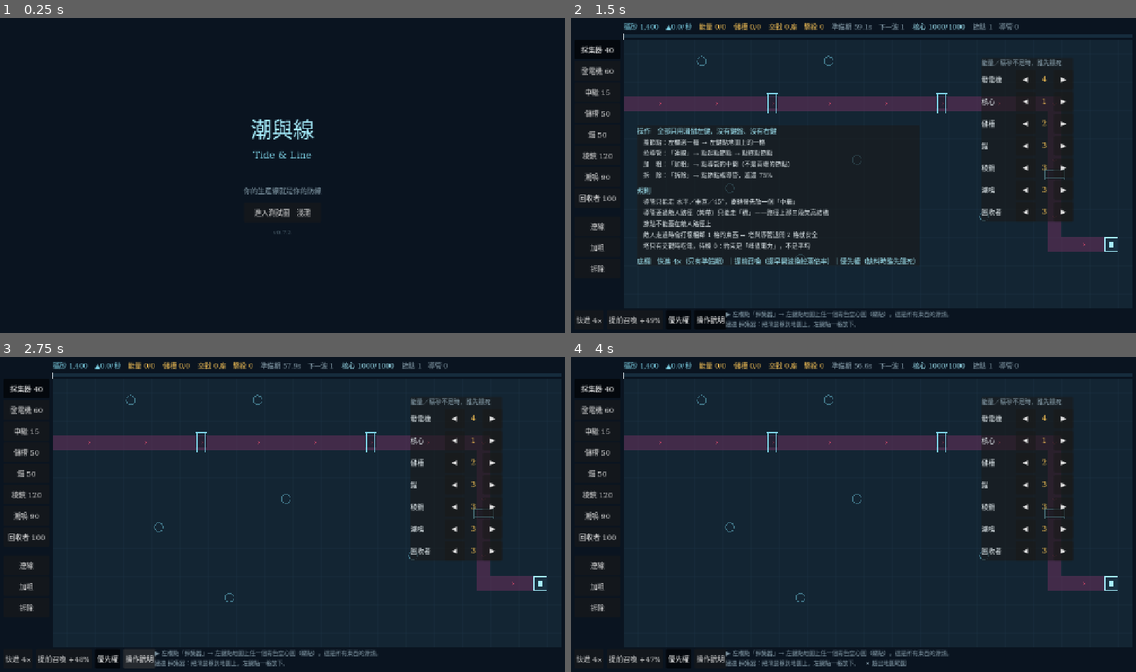
Above: before the commit, frames 1-4 (two rows, left to right).
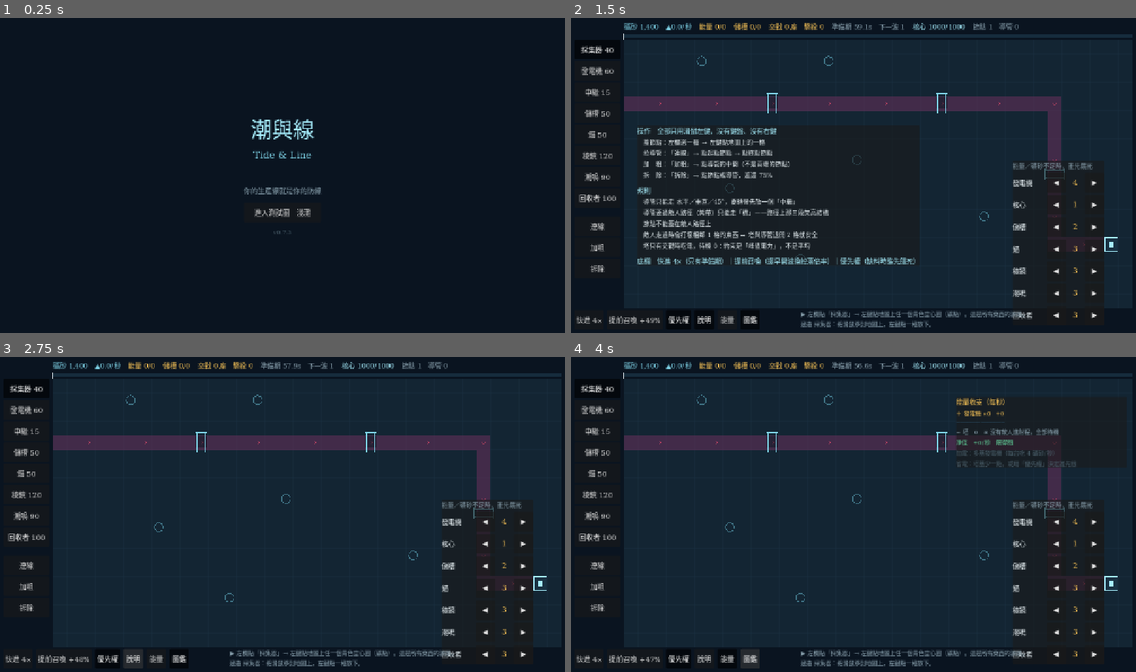
Above: after the commit, the same moments.

Repository: XiaoLin-001/TheGame
Game: Godot game, scene res://scenes/Main.tscn
Same seed, same stepped clock (60 frames per second), same inputs: the game is played once before the commit and once after it.
Inputs (mouse positions are in pixels of both pictures, inside the frame that each line leads up to):
- Up to frame 1 (0.25 s): no input
- Up to frame 2 (1.5 s): click "進入測試圖 淺灘" at 0.5 s; click "優先權" at 1.25 s
- Up to frame 3 (2.75 s): click "操作說明" (after the commit: "說明") at 2 s
- Up to frame 4 (4 s): click (729, 659) at 2.75 s, where only the run after the commit has a clickable "能量"; click (751, 659) at 3.5 s, where only the run after the commit has a clickable "圖鑑"

The runs differ from the first frame. In frame 2, 4.6% of the frame differs, in the area x 22-95%, y 13-99%; in frame 3, 4.6%; in frame 4, 4.7%.

Commit message:
B0.7.3 45° 導引、能量收支面板、角色簡介（VERSION 0.7.3）
使用者實玩後提的三點，逐條回應。

① 「沒有辦法 45 度放置管道」——規則其實是通的（TL_CLICKTEST 補了一段用
真實輸入拉 45° 導管的檢查，PASS）。真正的問題有兩個：
- 說明面板把點擊整片吞掉了。PanelContainer 預設 mouse_filter = STOP，而它
  預設就開在玩家要放第一個節點的那片區域上——教學把遊戲擋住了。所有可收合
  浮層一律改成 IGNORE；自動開的那一份也真的會在放下第一個節點時自己收起來
  （B0.7.1 寫了這個意圖，但只在 _ready 判斷一次，等於沒實作）。
- 正斜角難用肉眼找。現在選好起點就在地圖上畫出八條方向導引線，預覽線依
  合法性染綠／橙，提示列同步說出差在哪：「橫 4 直 3，要走 45° 兩邊得一樣長」。
  一條規則如果只能靠試錯才知道自己有沒有踩中，它在體感上就等於壞掉。
  「不是 45°」對玩家沒有動作可做，「橫 4 直 3」有。

② 能量收支面板（底欄「能量」）。頂欄的能量條講的是結果（30/37），它不說
「這 37 是誰吃的」。新面板逐條攤開並即時跟著跑，只列這一局真的存在的項目
——一張永遠有八行的表沒有資訊量。它同時是答案與教材：蓋一台發電機，＋那欄
當場多 20，因果在同一個畫面上發生。

③ 角色簡介（底欄「圖鑑」）。滑鼠停在左欄建造鈕上，半透明浮層貼著那顆鈕
浮出。先講它在取捨裡的位置，再列數值——一串沒有脈絡的數字幫不了正在決定
「這一分鐘要蓋什麼」的人。內容一律從 NodeDefs 現算，不另寫文案表（兩份會
漂移，而漂移的那份剛好是玩家讀到的那份）。

順帶：
- 底欄擴到六顆 toggle，提示列右移讓位；優先權抽屜下移，與能量面板不重疊。
- TL_CLICKTEST 與 TL_SHOT 併用時不退出，把驅動完的畫面交給截圖鉤子——
  浮層要按鈕才會開、簡介要 hover 才會浮，有些狀態只有互動才到得了，
  沒有這條就永遠拍不到它們。上面三項的截圖都是這樣拍的。
- TL_CLICKTEST 由 2 項擴到 6 項檢查。

測試 312 項不變（這批全是呈現層與輸入層）。

Co-Authored-By: Claude Opus 5 <noreply@anthropic.com>

Diff:
--- a/godot/scripts/core/GameState.gd
+++ b/godot/scripts/core/GameState.gd
@@ -10,7 +10,7 @@
 ## `0.<全域批次序號>.<修補>`。**批次編號就編在版本號裡**，所以這裡不再另存一個
 ## `BATCH` 字串——B0.6 與 B0.6.1 連續兩批都忘了同步它，標題畫面掛著 `B0.5` 三天。
 ## 兩個必須手動保持一致的常數，遲早會不一致；批次名稱在 `CHANGELOG.md` 與 git log。
-const VERSION := "0.7.2"
+const VERSION := "0.7.3"
 
 const GAME_NAME := "潮與線"
 const GAME_NAME_EN := "Tide & Line"
--- a/godot/scripts/screens/Battle.gd
+++ b/godot/scripts/screens/Battle.gd
@@ -50,6 +50,16 @@
 var _prio_panel: Control = null
 var _help_panel: Control = null
 var _help_button: Button = null
+## 說明面板是「自動開的」還是玩家自己開的。自動開的那一份在玩家放下第一個
+## 節點時自己收起來——他已經證明會操作了，再擋著就只是擋著。
+var _help_auto: bool = false
+var _energy_panel: Control = null
+var _energy_button: Button = null
+var _energy_rows: Dictionary = {}
+var _codex_button: Button = null
+var _codex_panel: Control = null
+var _codex_label: Label = null
+var _codex_on: bool = true
 var _prio_labels: Dictionary = {}
 ## 本幀交戰中的塔 `{id: Array}`。繪圖層自己算——它要畫的是「誰正在吃電」，
 ## 而模擬只留了一個座數（`rates.engaged`）。
@@ -105,11 +115,48 @@
 		await get_tree().process_frame
 	var rejected: bool = s.nodes.size() == before + 1 and _message.begins_with("✕")
 
-	var ok: bool = placed and rejected
-	print("[TL_CLICKTEST] place=%s reject_on_path=%s message=%s → %s" % [
-		placed, rejected, _message, "PASS" if ok else "FAIL"
+	# ★ 45° 導管（使用者回報「沒辦法 45 度放置管道」）：在礦點的正斜角放一個
+	#   中繼，切「連線」，點兩端。整條路徑都走真實輸入——包含按鈕。
+	_press(_build_buttons["relay"])
+	var from := Vector2i(10, 10)
+	var to := Vector2i(13, 13)     # 正斜角，且遠離路徑（路徑走 y=4 與 x=30）
+	_click(from)
+	_click(to)
+	for _i in 3:
+		await get_tree().process_frame
+	var diag_placed: bool = s.nodes.size() == before + 3
+	_press(_mode_buttons[Mode.CONNECT])
+	_click(from)
+	_click(to)
+	for _i in 3:
+		await get_tree().process_frame
+	var wired: bool = s.conduits.size() == 1
+
+	# 留一個懸而未決的起點，讓八條方向導引與「連不成」的橙色預覽線入鏡。
+	_click(from)
+	_hover = from + Vector2i(4, 3)     # 橫 4 直 3：正好不是 45°
+	_refresh_hint()
+
+	# 兩個新浮層也走同一條真實路徑：按鈕 → 面板出現且有內容。
+	_energy_button.button_pressed = true
+	_on_codex_show("prism", _build_buttons["prism"])
+	await get_tree().process_frame
+	var energy_ok: bool = _energy_panel.visible and (_energy_rows["net"] as Label).text != ""
+	var codex_ok: bool = _codex_panel.visible and _codex_label.text.contains("稜鏡")
+
+	var ok: bool = placed and rejected and diag_placed and wired and energy_ok and codex_ok
+	print("[TL_CLICKTEST] place=%s reject_path=%s diag_node=%s diag_conduit=%s energy=%s codex=%s → %s" % [
+		placed, rejected, diag_placed, wired, energy_ok, codex_ok, "PASS" if ok else "FAIL"
 	])
-	get_tree().quit(0 if ok else 1)
+	# 同時給 `TL_SHOT` 時不退出，把畫面交給截圖鉤子——**有些狀態只有互動才到得了**
+	# （浮層要按鈕才會開、簡介要 hover 才會浮），沒有這條就永遠拍不到它們。
+	if Hooks.shot_path == "":
+		get_tree().quit(0 if ok else 1)
+
+
+func _press(b: Button) -> void:
+	b.button_pressed = true
+	b.pressed.emit()
 
 
 ## GUI 的滑鼠路由要先有「游標在這裡」才認得出按下的是誰，所以**先送一個移動事件**。
@@ -147,11 +194,15 @@
 				BattleController.step(s)
 			_accum -= BattleController.TICK
 			guard += mult
+	if _help_auto and s.nodes.size() > 1:
+		_help_auto = false
+		_help_button.button_pressed = false  # → `toggled` → 面板收起
 	_refresh_top()
 	# 提示列每幀重算：它講的是**當前狀態**下的下一步，而狀態每 tick 都在變。
 	# B0.7 之前它只在滑鼠移動時更新，於是「礦砂開始入帳了」「波次開打了」這類
 	# 轉折要等玩家碰一下滑鼠才會反映——手不動的那幾秒，提示列是在說謊。
 	_refresh_hint()
+	_refresh_energy()
 	_refresh_over()
 	queue_redraw()
 
@@ -559,7 +610,36 @@
 		draw_rect(Rect2(p, g), Palette.BORDER_STRONG, false, 2.0)
 	if _connect_from.x >= 0:
 		draw_rect(Rect2(_world(_connect_from), g), Palette.ORDER_BRIGHT, false, 2.0)
-		draw_line(_center(_connect_from), _center(_hover), Palette.alpha(Palette.ORDER_BRIGHT, 0.5), 2.0)
+		_draw_connect_guides()
+		# ★ 預覽線依**合法性**上色。B0.7.2 之前不管連不連得成都畫一條亮線，
+		#   那是在畫一條不可能存在的導管——玩家只能點下去才知道不行。
+		var code: String = Build.can_connect(s.sets, s.conduit_keys(), _connect_from, _hover)
+		var legal: bool = code == Build.OK and not s.node_at(_hover).is_empty()
+		draw_line(
+			_center(_connect_from), _center(_hover),
+			Palette.alpha(Palette.OK_GREEN if legal else Palette.WARN_ORANGE, 0.7), 2.0
+		)
+
+
+## ★ 連線的八條方向導引（`10_GDD.md` §3.2「導管只能走水平／垂直／45°」）。
+##
+## 使用者回報「沒有辦法 45 度放置管道」——規則其實是通的，**難的是用肉眼在
+## 網格上找出正斜角**（要 |dx| 恰好等於 |dy|）。一條規則如果只能靠試錯才知道
+## 自己有沒有踩中，那它在體感上就等於壞掉。把八條合法方向直接畫出來，
+## 「45°」從一句文字變成畫面上看得到的四條斜線。
+func _draw_connect_guides() -> void:
+	var from := _center(_connect_from)
+	var col := Palette.alpha(Palette.ORDER_DIM, 0.5)
+	var size: Vector2i = s.map["size"]
+	for d: Vector2i in [
+		Vector2i(1, 0), Vector2i(-1, 0), Vector2i(0, 1), Vector2i(0, -1),
+		Vector2i(1, 1), Vector2i(1, -1), Vector2i(-1, 1), Vector2i(-1, -1)
+	]:
+		var end := _connect_from
+		while _in_map(end + d):
+			end += d
+		if end != _connect_from:
+			draw_line(from, _center(end), col, 1.0)
 
 
 func _world(c: Vector2i) -> Vector2:
@@ -596,6 +676,9 @@
 			else "%s %d" % [NodeDefs.label(type), NodeDefs.cost(type)]
 		))
 		b.pressed.connect(_on_build_type.bind(type))
+		# ★ 角色簡介：滑鼠停在鈕上就浮出來，移開就消失（可用底欄「圖鑑」關掉）。
+		b.mouse_entered.connect(_on_codex_show.bind(type, b))
+		b.mouse_exited.connect(_on_codex_hide)
 		_build_buttons[type] = b
 		col.add_child(UiKit.touchable(b))
 	(_build_buttons[_build_type] as Button).button_pressed = true
@@ -622,23 +705,38 @@
 	# 抽屜開關本來就是一個開關：做成 toggle，按下狀態才**真的**等於「抽屜開著」。
 	# 之前是普通按鈕，它拿到焦點時的外框看起來就像被選中，玩家會以為抽屜開了。
 	var prio := Button.new()
-	prio.text = "優先權"
+	prio.text = "優先權"  # 底欄六個鈕，字都壓到最短——提示列要留得下兩行字
+
 	prio.toggle_mode = true
 	prio.toggled.connect(_on_toggle_priority)
 	bar.add_child(UiKit.touchable(prio))
 	_help_button = Button.new()
-	_help_button.text = "操作說明"
+	_help_button.text = "說明"
 	_help_button.toggle_mode = true
 	_help_button.toggled.connect(_on_toggle_help)
 	bar.add_child(UiKit.touchable(_help_button))
 
+	_energy_button = Button.new()
+	_energy_button.text = "能量"
+	_energy_button.toggle_mode = true
+	_energy_button.toggled.connect(_on_toggle_energy)
+	bar.add_child(UiKit.touchable(_energy_button))
+	_codex_button = Button.new()
+	_codex_button.text = "圖鑑"
+	_codex_button.toggle_mode = true
+	_codex_button.button_pressed = true   # 預設開：它只在滑鼠停在建造鈕上時才出現
+	_codex_button.toggled.connect(func(on: bool) -> void: _codex_on = on)
+	bar.add_child(UiKit.touchable(_codex_button))
+
 	_build_priority_panel()
+	_build_energy_panel()
+	_build_codex_panel()
 	_build_help_panel()
 
 	# 兩行：上行「下一步」、下行當下動作的細節。x 從 350 起，避開底欄那三個鈕。
 	_hint = UiKit.label("", 13, Palette.TEXT_SECONDARY, false)
-	_hint.position = Vector2(350, 666)
-	_hint.size = Vector2(925, 50)
+	_hint.position = Vector2(520, 666)
+	_hint.size = Vector2(755, 50)
 	add_child(_hint)
 	_refresh_hint()
 
@@ -652,7 +750,7 @@
 ##   ③ 預設收合。它是抽屜不是常駐欄（§6.2 全畫面地圖 ＋ 可收合浮層）。
 func _build_priority_panel() -> void:
 	var box := PanelContainer.new()
-	box.position = Vector2(930, 96)
+	box.position = Vector2(1000, 330)   # 讓開上方的能量收支面板，兩個可以同時開
 	box.visible = false
 	var col := UiKit.vbox(6)
 	box.add_child(col)
@@ -720,16 +818,159 @@
 			line, 15 if head else 14,
 			Palette.ORDER_BRIGHT if head else Palette.TEXT_PRIMARY, false
 		))
+	# ★ **面板不吃滑鼠**：它是一張說明，底下就是玩家要點的地圖。
+	#   `PanelContainer` 預設 `STOP`，會把落在它範圍內的點擊整片吞掉——
+	#   而它預設開在玩家要放第一個節點的那一刻，等於教學把遊戲擋住了。
+	box.mouse_filter = Control.MOUSE_FILTER_IGNORE
 	add_child(box)
 	_help_panel = box
 	# 空地圖＝這局還沒開始，正是需要它的時刻。TL_NAKED 下不開（它整片都是文字）。
 	var fresh: bool = s.nodes.size() <= 1 and not Hooks.naked
 	box.visible = fresh
+	_help_auto = fresh
 	_help_button.set_pressed_no_signal(fresh)
 
 
 func _on_toggle_help(open: bool) -> void:
 	_help_panel.visible = open
+
+
+## ★ 能量收支面板（使用者要求：「不太清楚怎樣的操作可以讓能量增加、哪些會減少」）。
+##
+## 頂欄的能量條說的是**結果**（供給 30／需求 37），它不說「這 37 是誰吃的」。
+## 這張表把每一項逐條攤開並**即時跟著跑**，所以它同時是答案與教材：
+## 玩家蓋一台發電機，`+` 那一欄當場多 20——因果在同一個畫面上發生。
+##
+## 只列**這一局真的存在**的項目：一張永遠有八行的表沒有資訊量，
+## 有幾行會動、什麼時候動，本身就是資訊。
+func _build_energy_panel() -> void:
+	var box := PanelContainer.new()
+	box.position = Vector2(872, 96)   # 寬 388 → 右緣 1260，不出畫面
+	box.visible = false
+	box.mouse_filter = Control.MOUSE_FILTER_IGNORE
+	var col := UiKit.vbox(4)
+	box.add_child(col)
+	col.add_child(UiKit.label("能量收支（每秒）", 15, Palette.ENERGY_AMBER, false))
+	# 每一行都必須短於面板寬度：`PanelContainer` 會被最長的那一行撐開，
+	# 撐出畫面外就直接被裁掉（沒有捲動）。長句一律拆兩行，不靠 autowrap。
+	for key: String in [
+		"gen", "reclaim", "silo_out", "sep", "tower", "silo_in", "net", "tip", "tip2"
+	]:
+		var l := UiKit.label("", 13, Palette.TEXT_SECONDARY, false)
+		l.custom_minimum_size = Vector2(388, 0)
+		col.add_child(l)
+		_energy_rows[key] = l
+	add_child(box)
+	_energy_panel = box
+
+
+func _on_toggle_energy(open: bool) -> void:
+	_energy_panel.visible = open
+
+
+func _refresh_energy() -> void:
+	if _energy_panel == null or not _energy_panel.visible:
+		return
+	var r: Dictionary = s.rates
+	var gen := 0.0
+	var reclaim := 0.0
+	var tower := 0.0
+	for n: Dictionary in s.nodes:
+		var def := NodeDefs.of(String(n["type"]))
+		gen += float(def.get("power_out", 0.0)) * float((r["satisfaction"] as Dictionary).get(n["id"], 1.0))
+		if def.has("reclaim"):
+			reclaim += float(n["buffer"])
+		if _engaged.get(int(n["id"]), false):
+			tower += float(def.get("engage_power", 0.0))
+	var supply := float(r["power_supply"])
+	var demand := float(r["power_demand"])
+	var silo_out := maxf(0.0, supply - gen)
+	var silo_in := maxf(0.0, demand - tower)
+	var net := supply - demand
+
+	_set_row("gen", "＋ 發電機 ×%d　%+.0f" % [s.count_of("generator"), gen], Palette.ENERGY_AMBER)
+	_set_row("reclaim", "＋ 回收者存量　%.0f（擊殺換來的，慢慢注入）" % reclaim
+		if reclaim > 0.0 else "", Palette.ENERGY_AMBER)
+	_set_row("silo_out", "＋ 儲槽放電　%+.0f" % silo_out if silo_out > 0.05 else "", Palette.ENERGY_AMBER)
+	_set_row("sep", "──────────────", Palette.BORDER_STRONG)
+	_set_row("tower", "− 塔（交戰 %d 座）　%.0f　※ 待機不耗電" % [int(r["engaged"]), tower]
+		if tower > 0.05 else "− 塔　0　※ 沒有敵人進射程，全部待機", Palette.TEXT_SECONDARY)
+	_set_row("silo_in", "− 儲槽充能　%.0f（受自己那條線的 cap 限速）" % silo_in
+		if silo_in > 0.05 else "", Palette.TEXT_SECONDARY)
+	_set_row("net", "淨值　%+.0f/秒　%s" % [net, "餵得飽" if net >= -0.05 else "餵不飽，射速會降"],
+		Palette.OK_GREEN if net >= -0.05 else Palette.WARN_ORANGE)
+	_set_row("tip", "加電：多蓋發電機（每台吃 4 礦砂/秒）", Palette.TEXT_DISABLED)
+	_set_row("tip2", "省電：塔蓋少一點，或用「優先權」決定誰先餓", Palette.TEXT_DISABLED)
+
+
+func _set_row(key: String, text: String, col: Color) -> void:
+	var l: Label = _energy_rows[key]
+	l.visible = text != ""
+	l.text = text
+	l.add_theme_color_override("font_color", col)
+
+
+## ★ 角色簡介浮層（使用者要求）。滑鼠停在左欄的建造鈕上就浮出來、移開就收，
+## 底欄「圖鑑」可整個關掉。**半透明**：它蓋在地圖上，要讓人看得見底下是什麼。
+##
+## 內容一律**從 `data/NodeDefs.gd` 現算**，不另外寫一份文案表——
+## 兩份會漂移，而漂移的那一份剛好就是玩家讀到的那一份。
+func _build_codex_panel() -> void:
+	var box := PanelContainer.new()
+	box.visible = false
+	box.mouse_filter = Control.MOUSE_FILTER_IGNORE
+	box.modulate = Color(1.0, 1.0, 1.0, 0.92)
+	_codex_label = UiKit.label("", 14, Palette.TEXT_PRIMARY, false)
+	box.add_child(_codex_label)
+	add_child(box)
+	_codex_panel = box
+
+
+func _on_codex_show(type: String, from: Button) -> void:
+	if not _codex_on or Hooks.naked:
+		return
+	_codex_label.text = "\n".join(_codex_lines(type))
+	_codex_panel.visible = true
+	# 貼著那顆鈕的右側浮出來，垂直對齊它——視線不必離開來源。
+	_codex_panel.position = Vector2(124.0, clampf(from.global_position.y - 8.0, 56.0, 470.0))
+
+
+func _on_codex_hide() -> void:
+	_codex_panel.visible = false
+
+
+## 一種節點的簡介。**先講它在取捨裡的位置，再列數字**——
+## 一串沒有脈絡的數值幫不了正在決定「這一分鐘要蓋什麼」的人。
+func _codex_lines(type: String) -> Array[String]:
+	var def := NodeDefs.of(type)
+	var out: Array[String] = ["%s　%d 礦砂" % [NodeDefs.label(type), NodeDefs.cost(type)]]
+	out.append({
+		"extractor": "礦砂的源頭。只能蓋在礦點上，而且要接到核心才入帳。",
+		"generator": "把礦砂燒成能量。它是你唯一的發電來源，也是礦砂的第一大支出。",
+		"relay": "轉彎與分岔用。導管只能走直線與 45°，所有拐角都靠它。",
+		"silo": "準備期存電、波次期放電。充放電速率受「它自己那條導管的 cap」限制——擺太遠或線太細，電趕不到前線。",
+		"anchor": "最便宜的塔，物理傷害。護甲是減法，打甲殼很吃虧。",
+		"prism": "最貴的塔，能量傷害穿透一直線。與路徑同一列時可一次貫穿整段——擺位就是它的謎題。",
+		"knell": "不開火。減速 40% ＋ 破甲 25%，多座不疊加取最強。它讓別的塔變強。",
+		"reclaimer": "射程內**任何**敵人死亡就回收能量（不限自己擊殺）。蹲在擊殺點上，不是蹲在它自己射得爽的地方。",
+	}.get(type, ""))
+	if def.has("ore_out"):
+		out.append("產出　＋%.0f 礦砂/秒" % float(def["ore_out"]))
+	if def.has("ore_in"):
+		out.append("燃料　−%.0f 礦砂/秒" % float(def["ore_in"]))
+	if def.has("power_out"):
+		out.append("產出　＋%.0f 能量/秒" % float(def["power_out"]))
+	if def.has("capacity"):
+		out.append("容量　%.0f 能量" % float(def["capacity"]))
+	if def.has("engage_power"):
+		out.append("耗能　交戰時 −%.0f 能量/秒（待機 0）" % float(def["engage_power"]))
+	if def.has("range"):
+		out.append("射程　%.0f 格　射速 %.1f 發/秒　傷害 %.0f（%s）" % [
+			float(def["range"]), float(def.get("rof", 0.0)), float(def.get("dmg", 0.0)),
+			"能量" if String(def.get("dmg_type", "physical")) == "energy" else "物理"
+		])
+	out.append("生命　%.0f　※ 退開敵人路徑 2 格就打不到" % NodeDefs.hp(type))
+	return out
 
 
 func _on_toggle_priority(open: bool) -> void:
@@ -912,6 +1153,12 @@
 	_prio_panel = null
 	_help_panel = null
 	_help_button = null
+	_energy_panel = null
+	_energy_button = null
+	_codex_panel = null
+	_codex_button = null
+	_codex_label = null
+	_energy_rows.clear()
 	_prio_labels.clear()
 	_mode_buttons.clear()
 	_build_buttons.clear()
@@ -939,7 +1186,12 @@
 			else:
 				parts.append("建造 %s：把滑鼠移到地圖上，左鍵點一格放下。" % NodeDefs.label(_build_type))
 		Mode.CONNECT:
-			parts.append("連線：左鍵點「起點節點」，再點「終點節點」。只能走水平／垂直／45°，轉彎要先放中繼；過敵人路徑只能走橋。")
+			if _connect_from.x >= 0 and _in_map(_hover):
+				# 起點選好之後就逐格回報「這一條連不連得成、為什麼」，
+				# 不必點下去才知道（八條導引線同時畫在地圖上）。
+				parts.append(_connect_hint())
+			else:
+				parts.append("連線：左鍵點「起點節點」，再點「終點節點」。只能走水平／垂直／45°，轉彎要先放中繼；過敵人路徑只能走橋。")
 		Mode.UPGRADE:
 			parts.append("加粗：左鍵點一段導管的「中間」（不是兩端的節點）。每級 +6 吞吐，造價 20×級數，上限 3 級（→28）。")
 		Mode.DEMOLISH:
@@ -977,6 +1229,26 @@
 	return "波次進行中：盯著頂端能量條，橙色那截就是餵不飽的部分；節點上的橙色倒三角＝這個缺料。"
 
 
+## 連線預覽的逐格回報。**連不成的時候要說出差在哪**——「不是 45°」對玩家
+## 沒有動作可做，「橫 4 直 3，要 4/4 或 3/3」才有。
+func _connect_hint() -> String:
+	if s.node_at(_hover).is_empty():
+		return "終點也要是一個節點（先在那裡蓋一個「中繼」）。"
+	var code: String = Build.can_connect(s.sets, s.conduit_keys(), _connect_from, _hover)
+	if code == Build.NOT_STRAIGHT:
+		var d: Vector2i = _hover - _connect_from
+		return "✕ 不是直線：橫 %d 直 %d。要走 45° 兩邊得一樣長；否則先放一個「中繼」轉彎。" % [
+			absi(d.x), absi(d.y)
+		]
+	if code != Build.OK:
+		return "✕ " + BuildController.reason_text(code)
+	var cost := Build.conduit_cost(_connect_from, _hover)
+	var afford := "" if s.ore >= float(cost) else "　（礦砂不夠）"
+	return "✔ 可連：%s → %s，%d 礦砂%s" % [
+		_label_at(_connect_from), _label_at(_hover), cost, afford
+	]
+
+
 func _towers() -> int:
 	var n := 0
 	for node: Dictionary in s.nodes:
Not shown, changed: CHANGELOG.md
Not shown, changed: CLAUDE.md
Not shown, changed: docs/10_GDD.md
Not shown, changed: docs/30_TECH_DESIGN.md
Not shown, changed: docs/40_PRODUCTION_PLAN.md
Not shown, changed: docs/50_QA_PLAN.md
